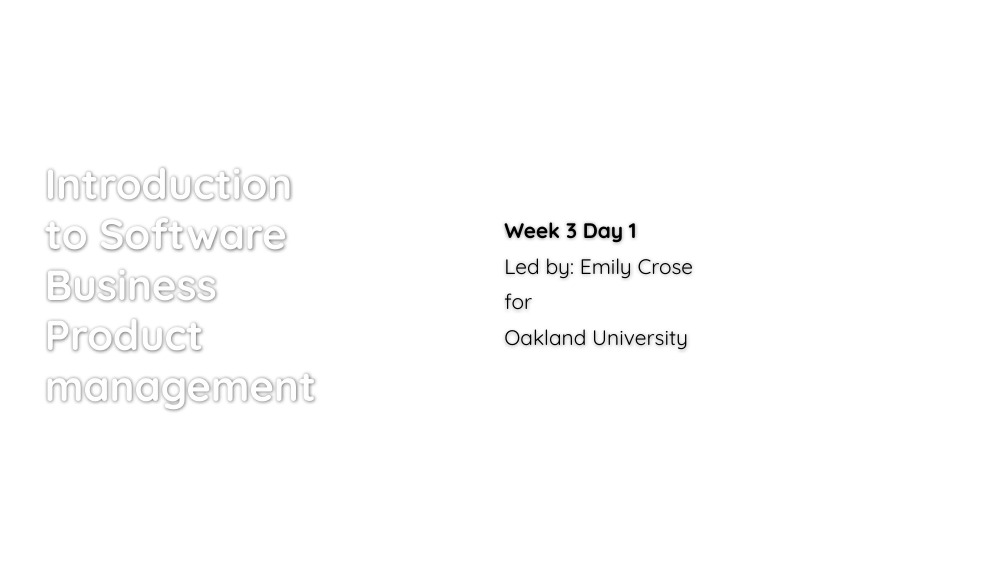
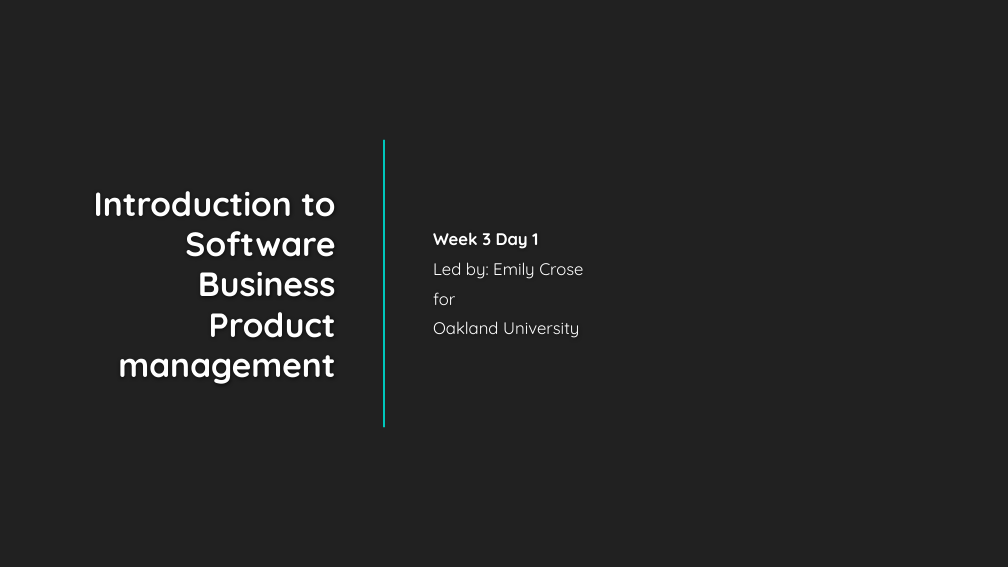
Before and after one commit to hexa-decim8/ISBPM, a slide deck: slide 1 of Class_Materials/Week_3/Day_1/ISBPM w3d1.pptx. Drawn at 1008x567 pixels with LibreOffice and Linux fonts; fonts in the diff are those of the drawing; background and template pictures are left out. Boxes give left, top, right and bottom in pixels: in the first picture for what was removed or moved away, otherwise in the second. Text is boxed around its words. In the diff, an @@ line names an element or a change of style, - is before the commit and + after.

```diff
--- a/Class_Materials/Week_3/Day_1/ISBPM w3d1.pptx
+++ b/Class_Materials/Week_3/Day_1/ISBPM w3d1.pptx
@@ background #FFFFFF to #212121 @@
@@ title "Introduction to Software Business Product ...": place and size @@
-title "Introduction to Software Business Product ..." at [45,168,316,411]
+title "Introduction to Software Business Product ..." at [94,191,336,384]
@@ title "Introduction to Software Business Product ..." at [94,191,336,384]: size 40 to 32 pt, text colour #FEFEFE to #FFFFFF; alignment left to right @@
@@ subtitle "Week 3 Day 1": place and size @@
-subtitle "Week 3 Day 1" at [504,222,693,350]
+subtitle "Week 3 Day 1" at [433,232,583,338]
@@ subtitle "Week 3 Day 1" at [433,232,583,338]: size 20 to 16 pt, text colour #000000 to #FFFFFF @@
@@ line added from (384, 141) to (384, 426), #00C6BB 1.75 pt @@
```
Also in this commit, not shown: 2 other slides changed, 29 other files.
